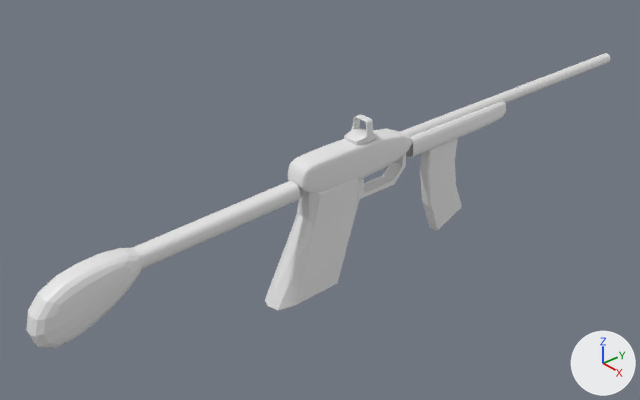
Two versions of the Blender file assets/gun rifle.blend, one commit apart.
Before and after are seen from a 50 mm camera at (1.193, -1.304, 0.799) aimed at (-0.078, -0.216, -0.126). The lights are fixed; the arrows at lower right show +X, +Y and +Z.

The older version as bpy lines, for what is in view:
```python
ob_plane = bpy.data.objects.new('Plane', me_plane)
ob_plane.location = (0.0, -0.082, -0.01)
ob_plane_001 = bpy.data.objects.new('Plane.001', me_plane_001)
ob_plane_001.location = (0.0, -0.082, -0.01)
ob_plane_002 = bpy.data.objects.new('Plane.002', me_plane_002)
ob_plane_002.location = (0.0, -0.082, -0.01)
ob_plane_003 = bpy.data.objects.new('Plane.003', me_plane_003)
ob_plane_003.location = (0.0, -0.082, -0.01)
ob_plane_004 = bpy.data.objects.new('Plane.004', me_plane_004)
ob_plane_004.location = (0.0, 0.0, 0.0)
ob_plane_005 = bpy.data.objects.new('Plane.005', me_plane_005)
ob_plane_005.location = (0.0, -0.082, -0.01)
```
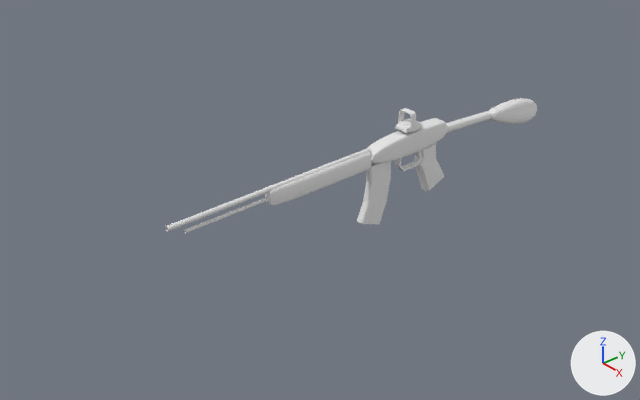
Commit message: rifle modifications

Boxes [x1, y1, x2, y2] around the edits, measured in the pictures (640 x 400 px; the box of a moved part takes in the faces that stretch with it):
'Plane.001', reshaped, moved (43% narrower, 56% shorter)
    before: [27, 101, 506, 348]
    after: [265, 98, 537, 205]
'Plane', reshaped, moved (65% narrower, 68% shorter)
    before: [265, 153, 406, 310]
    after: [395, 142, 444, 191]
'Plane.002', reshaped, moved (73% narrower, 74% shorter)
    before: [132, 181, 300, 269]
    after: [447, 111, 491, 133]
'Plane.003', mesh turned, moved
    before: [420, 138, 462, 230]
    after: [357, 161, 391, 224]
'Plane.004', reshaped
    before: [400, 53, 610, 139]
    after: [165, 148, 371, 233]
'Plane.005', reshaped, moved (12% narrower, 16% shorter)
    before: [344, 115, 376, 145]
    after: [395, 108, 423, 133]
part 5 of me_plane_001, moved or reshaped
    before: [27, 248, 143, 348]
    after: [488, 98, 537, 124]
part 6 of me_plane_001, moved or reshaped
    before: [288, 101, 506, 193]
    after: [265, 118, 448, 205]

What changed in the scene script:
```text
Change me_plane_005:
    used by ob_plane_005; location = (0.0, -0.082, -0.01)
    remove me_plane_005.from_pydata(...)  # 128 vertices, 111 faces; spans x 0.0..0.023, y -0.12..-0.0636, z 0.0447..0.0901
    add me_plane_005.from_pydata(...)  # 128 vertices, 112 faces; spans x -0.0207..0.0, y -0.0584..-0.0076, z 0.0177..0.0587
    me_plane_005 part 1: 128 vertices removed from x 0.0..0.023, y -0.12..-0.0636, z 0.0447..0.0901; 128 vertices added at x -0.0207..0.0, y -0.0584..-0.0076, z 0.0177..0.0587
Change me_plane_004:
    used by ob_plane_004; location = (0.0, 0.0, 0.0)
    remove me_plane_004.from_pydata(...)  # 10 vertices, 4 faces; spans x 0.0..0.015, y -0.16..0.7, z -0.015..0.015
    add me_plane_004.from_pydata(...)  # 20 vertices, 8 faces; spans x -0.006..0.0, y -0.636..-0.113, z -0.023..0.006
    me_plane_004 part 2: the whole mesh is rebuilt
Change me_plane_003:
    where me_plane_003.from_pydata(...)  # 30 vertices, 22 faces; spans x 0.0..0.014, y 0.104..0.236, z -0.262..-0.027
    used by ob_plane_003; location = (0.0, -0.082, -0.01)
    me_plane_003 part 3: the whole mesh is turned -180 degrees about the z axis through its middle and scaled by 0.642, then moved by (-0.011, -0.301, 0.034)
Change me_plane_002:
    where me_plane_002.from_pydata(...)  # 8 vertices, 3 faces; spans x 0.0..0.02, y -0.637..-0.267, z -0.043..0.005
    used by ob_plane_002; location = (0.0, -0.082, -0.01)
    me_plane_002 part 4
    me_plane_002.vertices[0].co: (0.02, -0.267, -0.032) -> (-0.01, 0.079, -0.028)
    me_plane_002.vertices[1].co: (0.0, -0.267, -0.032) -> (0.0, 0.079, -0.028)
    me_plane_002.vertices[2].co: (0.0, -0.267, 0.005) -> (0.0, 0.079, -0.01)
    me_plane_002.vertices[3].co: (0.02, -0.267, 0.005) -> (-0.01, 0.079, -0.01)
    me_plane_002.vertices[4].co: (0.02, -0.637, -0.007) -> (-0.01, 0.232, -0.02)
    me_plane_002.vertices[5].co: (0.02, -0.637, -0.043) -> (-0.01, 0.232, -0.038)
    me_plane_002.vertices[6].co: (0.0, -0.637, -0.007) -> (0.0, 0.232, -0.02)
    me_plane_002.vertices[7].co: (0.0, -0.637, -0.043) -> (0.0, 0.232, -0.038)
Change me_plane_001:
    used by ob_plane_001; location = (0.0, -0.082, -0.01)
    remove me_plane_001.from_pydata(...)  # 41 vertices, 27 faces; spans x 0.0..0.037, y -0.835..0.358, z -0.175..0.047
    add me_plane_001.from_pydata(...)  # 41 vertices, 27 faces; spans x -0.02..0.0, y -0.416..0.424, z -0.114..0.012
    me_plane_001 part 5: the loose piece of 8 vertices spanning x 0.0..0.037, y -0.835..-0.596, z -0.175..0.01 is scaled about its middle by (-0.539, -0.845, 0.539), then moved by (-0.028, 1.039, 0.019)
    me_plane_001 part 6: 33 of 41 vertices moved; they spanned x 0.0..0.03, y -0.267..0.358, z -0.038..0.047 and now span x -0.019..0.0, y -0.416..0.079, z -0.042..0.012; mean shift (-0.025, -0.181, -0.016); largest move (0.019, 0.358, 0.014) -> (-0.007, -0.416, 0.001)
Change me_plane:
    used by ob_plane; location = (0.0, -0.082, -0.01)
    remove me_plane.from_pydata(...)  # 40 vertices, 32 faces; spans x 0.0..0.038, y -0.34..0.029, z -0.272..-0.013
    add me_plane.from_pydata(...)  # 47 vertices, 38 faces; spans x -0.015..0.0, y -0.063..0.085, z -0.158..-0.039
    me_plane part 7: the whole mesh is rebuilt
Change ob_plane_005:
    ob_plane_005.location: (0.0, -0.082, -0.01) -> (0.0, 0.0, 0.0)
Change ob_plane_003:
    ob_plane_003.location: (0.0, -0.082, -0.01) -> (0.0, 0.0, 0.0)
Change ob_plane_002:
    ob_plane_002.location: (0.0, -0.082, -0.01) -> (0.0, 0.0, 0.0)
Change ob_plane_001:
    ob_plane_001.location: (0.0, -0.082, -0.01) -> (0.0, 0.0, 0.0)
Change ob_plane:
    ob_plane.location: (0.0, -0.082, -0.01) -> (0.0, 0.0, 0.0)
```
